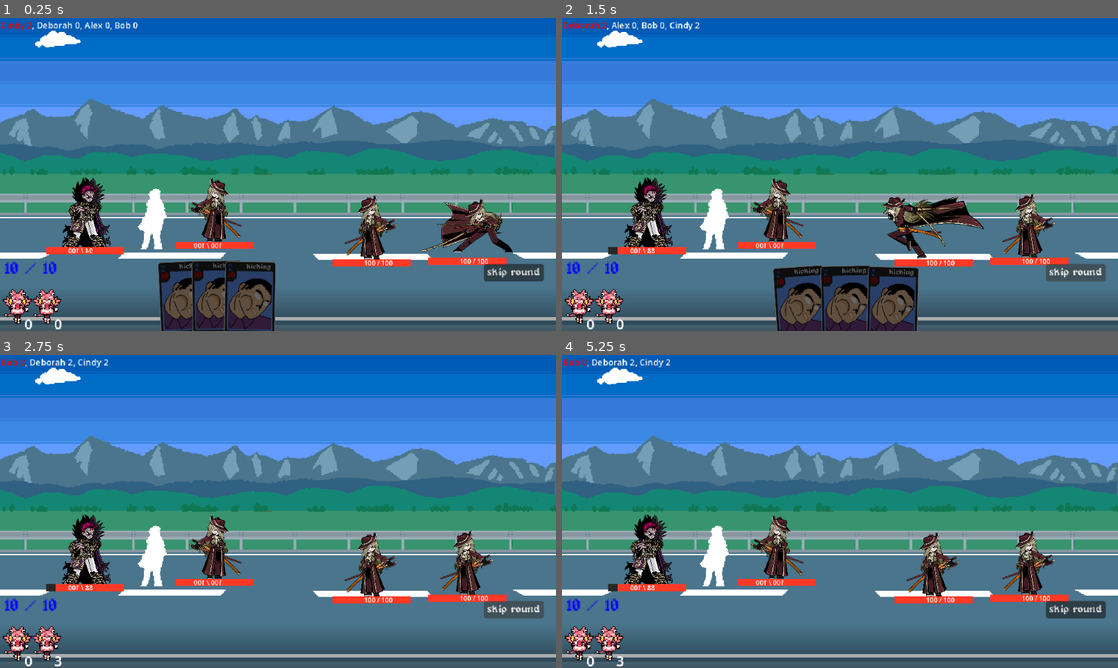
Above: before the commit, frames 1-4 (two rows, left to right).
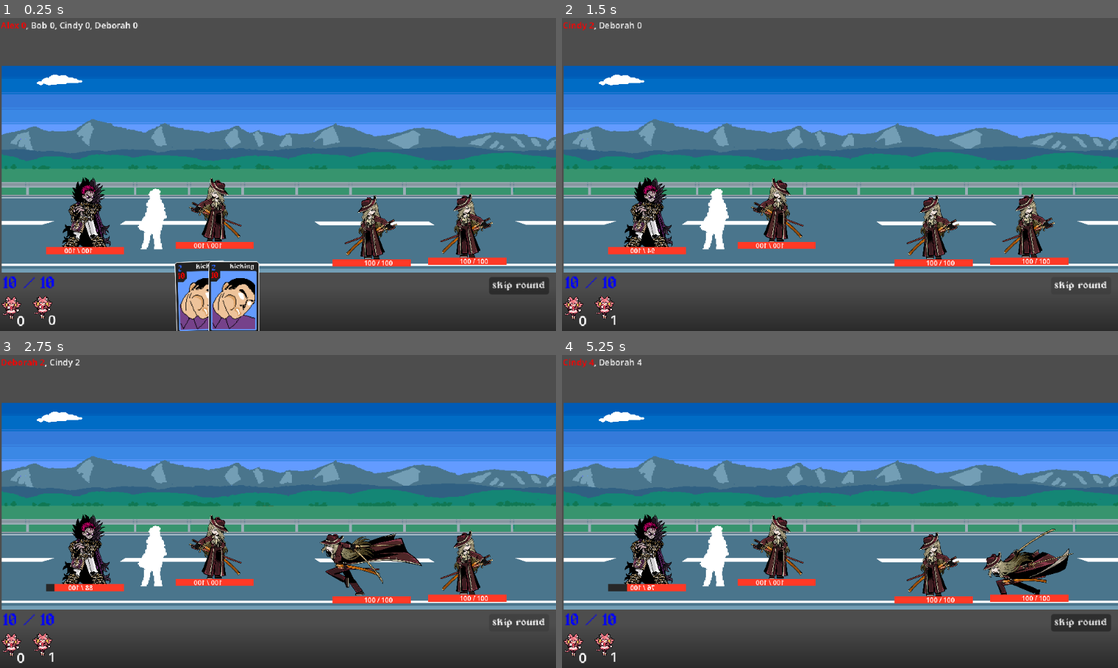
Above: after the commit, the same moments.

Repository: mewmewmyagic/card-game-main
Game: Godot game, scene res://scenes/battle/BatttleScene.tscn
The game is run twice, just before and just after one commit, with the same random seed, the same clock (stepped at 60 frames per second) and the same inputs.
Inputs (mouse positions are in pixels of both pictures, inside the frame that each line leads up to):
- Up to frame 1 (0.25 s): no input
- Up to frame 2 (1.5 s): click "skip round" at 0.5 s; click "skip round" at 1.25 s
- Up to frame 3 (2.75 s): click "skip round" at 2 s
- Up to frame 4 (5.25 s): move the mouse to (962, 495) at 2.77 s; press the mouse at (962, 495) at 2.78 s; release the mouse at (962, 495) at 3.5 s; drag from (728, 527) to (1029, 561) at 3.52 s; move the mouse to (895, 442) at 4.27 s; press the mouse at (895, 442) at 4.28 s; release the mouse at (895, 442) at 5 s; drag from (812, 574) to (1029, 561) at 5.02 s

The runs differ from the first frame. In frame 1, 68% of the frame differs, in the area x 0-100%, y 0-100%; in frame 2, 67%; in frame 3, 68%; in frame 4, 68%.

Commit message:
huhh

Diff:
--- a/Scripts/battle/battle_state.gd
+++ b/Scripts/battle/battle_state.gd
@@ -27,7 +27,7 @@
 	turn_manager.start_round(all_combatants())
 
 func all_combatants() -> Array[Combatant]:
-	return enemies + allies
+	return allies + enemies
 
 func opposing_team(c: Combatant) -> Array[Combatant]:
 	if c in allies:
--- a/Scripts/battle/battle_ui.gd
+++ b/Scripts/battle/battle_ui.gd
@@ -1,5 +1,4 @@
 extends CanvasLayer
-
 
 @export var battle_state: BattleState
 @export var the_hand_ui: TheHand
@@ -12,33 +11,25 @@
 #change this shit so when its enemies turn (actually, more like when its playing
 #an animation it doesnt show the ui, ala limbus
 func _ready() -> void:
-	# BattleState._ready() has already run by this point (it's earlier in the
-	# scene tree), which means turn_manager.start_round() already picked the
-	# real first combatant. Read it instead of guessing allies[0] — with a
-	# tied recovery_time=0 start, the sort has no reason to favor allies[0].
-	var starting_combatant := battle_state.turn_manager.current_turn
-	if starting_combatant == null or starting_combatant.ai_behavior != null:
-		# First turn belongs to an AI (or something went wrong) — nothing's
-		# playable yet either way, so any ally is a fine placeholder until
-		# _on_different_ally_turn_started rebinds to whoever's really up.
-		starting_combatant = battle_state.allies[0]
+	turn_ui.bind(battle_state.turn_manager)
 
-	the_hand_ui.bind(starting_combatant.hand_pile, battle_state.card_play_manager, starting_combatant)
-	stamina_ui.bind(starting_combatant.stats)
-	turn_ui.bind(battle_state.turn_manager)
-	draw_pile_ui.bind(starting_combatant.draw_pile)
-	discard_pile_ui.bind(starting_combatant.discard_pile)
-	skip_round_ui.bind(starting_combatant)
-
+	#signals to make hand not playable in between turns
 	battle_state.turn_manager.turn_started.connect(func(_c): the_hand_ui._update_interactability_ui())
 	battle_state.turn_manager.turn_ended.connect(func(_c): the_hand_ui._update_interactability_ui())
+
 	battle_state.turn_manager.turn_started.connect(_on_different_ally_turn_started)
 
 func _on_different_ally_turn_started(combatant: Combatant) -> void:
-	if combatant.ai_behavior != null:
+	if combatant.ai_behavior:
 		return
-	the_hand_ui.bind(combatant.hand_pile, battle_state.card_play_manager, combatant)
+	the_hand_ui.bind(battle_state.card_play_manager, combatant)
 	stamina_ui.bind(combatant.stats)
 	draw_pile_ui.bind(combatant.draw_pile)
 	discard_pile_ui.bind(combatant.discard_pile)
 	skip_round_ui.bind(combatant)
+
+func unbind_all() -> void:
+	the_hand_ui._unbind()
+	stamina_ui.unbind()
+	draw_pile_ui.unbind()
+	discard_pile_ui.unbind()
--- a/Scripts/card_ui/card_state/card_base_state.gd
+++ b/Scripts/card_ui/card_state/card_base_state.gd
@@ -11,8 +11,8 @@
 	card_ui.pivot_offset = Vector2.ZERO
 
 	var hand := card_ui.get_parent() as TheHand
-	if hand:
-		hand._update_layout()
+	#if hand:
+		#hand._update_layout()
 
 
 func on_mouse_entered() -> void:
--- a/Scripts/card_ui/the_hand_ui.gd
+++ b/Scripts/card_ui/the_hand_ui.gd
@@ -21,16 +21,18 @@
 var card_play_manager: CardPlayManager
 var source_combatant: Combatant
 
-func bind(pile: CardPile, resolver: CardPlayManager, source: Combatant) -> void:
+func bind(resolver: CardPlayManager, source: Combatant) -> void:
+	#dont bind if already binded
 	if source == source_combatant:
 		return
+
 	_unbind()
 
-	hand_pile = pile
+	hand_pile = source.hand_pile
 	card_play_manager = resolver
 	source_combatant = source
 	hand_pile.card_pile_size_changed.connect(_on_pile_changed)
-	source.stats.stamina_changed.connect(_on_stamina_changed)
+	source_combatant.stats.stamina_changed.connect(_on_stamina_changed)
 
 	_sync()
 	_update_interactability_ui()
@@ -41,6 +43,7 @@
 	if source_combatant and source_combatant.stats.stamina_changed.is_connected(_on_stamina_changed):
 		source_combatant.stats.stamina_changed.disconnect(_on_stamina_changed)
 
+	source_combatant = null
 	for card in card_to_ui.keys().duplicate():
 		_despawn_card(card)
 
@@ -49,7 +52,7 @@
 
 func _update_interactability_ui() -> void:
 	for card_ui in card_to_ui.values():
-		var playable := card_play_manager.can_play(card_ui.card, source_combatant, null)
+		var playable := card_play_manager.can_play(card_ui.card, source_combatant)
 		card_ui.set_interactable_ui(playable)
 
 func _on_pile_changed(_count: int) -> void:
--- a/Scripts/combatant/combatant.gd
+++ b/Scripts/combatant/combatant.gd
@@ -34,7 +34,7 @@
 	sprite_2d.bind(appearance)
 	build_deck()
 	stats = stats.create_instance()
-	stats.stats_changed.connect(_on_stats_changed)
+	stats.stats_changed.connect(check_if_dead)
 	_bind_stats_ui()
 
 
@@ -90,10 +90,9 @@
 
 func _bind_stats_ui() -> void:
 	stats_ui.bind(stats)
-	_on_stats_changed()
 
 #why is this here? and why is it like this? no clue
-func _on_stats_changed() -> void:
+func check_if_dead() -> void:
 	if stats.health <= 0:
 		_die()
 
@@ -122,14 +121,19 @@
 	await sprite_2d.animation_finished
 	emit_signal("anim_done")
 
+func play_other_animation() -> void:
+	if appearance == null or sprite_2d == null:
+		return
+	sprite_2d.play_animation("idle")
+	emit_signal("anim_done")
+
+
 #TODO i dont want this here bruh
 func take_ai_turn(battle: BattleState) -> void:
 	if ai_behavior == null:
 		return
 	var card := ai_behavior.choose_card(self, battle)
 	if card == null:
-		#TODO this wont work
-		#battle.turn_manager.end_turn(card.recovery_cost)
 		return
 	var target := ai_behavior.choose_target(self, battle)
 	battle.resolve_ai_card_play(self, card, target)
--- a/Scripts/combatant/stats_combatant.gd
+++ b/Scripts/combatant/stats_combatant.gd
@@ -17,7 +17,7 @@
 func set_stamina(value: int) -> void:
 	stamina = value
 	stamina_changed.emit(stamina)
-	stats_changed.emit()
+
 
 func reset_stamina() -> void:
 	self.stamina = max_stamina
@@ -25,7 +25,6 @@
 func set_recovery_time(value: int) -> void:
 	recovery_time += value
 	recov_time_changed.emit()
-	stats_changed.emit()
 
 func reset_recovery_time() -> void:
 	recovery_time = 0
--- a/Scripts/combatant_characters/cat/cat_starting_deck.tres
+++ b/Scripts/combatant_characters/cat/cat_starting_deck.tres
@@ -6,5 +6,5 @@
 
 [resource]
 script = ExtResource("2_tqhtp")
-cards = Array[ExtResource("1_osp16")]([ExtResource("2_xpepw"), ExtResource("2_xpepw"), ExtResource("2_xpepw")])
+cards = Array[ExtResource("1_osp16")]([ExtResource("2_xpepw"), ExtResource("2_xpepw")])
 metadata/_custom_type_script = "uid://b7gxswfche1cy"
--- a/Scripts/combatant_characters/thug/thug_starting_deck.tres
+++ b/Scripts/combatant_characters/thug/thug_starting_deck.tres
@@ -3,9 +3,8 @@
 [ext_resource type="Script" uid="uid://dwtw5u7l8uiv5" path="res://Scripts/card/card.gd" id="1_m6rp4"]
 [ext_resource type="Resource" uid="uid://cs1vxgii2b1ip" path="res://Scripts/combatant_characters/tourist/touristcards/tourist_cards/punching_tourist.tres" id="2_da8xi"]
 [ext_resource type="Script" uid="uid://b7gxswfche1cy" path="res://Scripts/card/card_pile/card_pile.gd" id="2_i1si3"]
-[ext_resource type="Resource" uid="uid://ce4cu64fxrraf" path="res://Scripts/combatant_characters/tourist/touristcards/tourist_cards/block_tourist.tres" id="3_da8xi"]
 
 [resource]
 script = ExtResource("2_i1si3")
-cards = Array[ExtResource("1_m6rp4")]([ExtResource("2_da8xi"), ExtResource("2_da8xi"), ExtResource("2_da8xi"), ExtResource("3_da8xi"), ExtResource("3_da8xi")])
+cards = Array[ExtResource("1_m6rp4")]([ExtResource("2_da8xi")])
 metadata/_custom_type_script = "uid://b7gxswfche1cy"
--- a/Scripts/combatant_characters/tourist/touristcards/tourist_cards/kicking_tourist.tres
+++ b/Scripts/combatant_characters/tourist/touristcards/tourist_cards/kicking_tourist.tres
@@ -6,7 +6,7 @@
 
 [sub_resource type="Resource" id="Resource_twwan"]
 script = ExtResource("2_twwan")
-amount = 30
+amount = 100
 metadata/_custom_type_script = "uid://dmpv8844g3q0f"
 
 [resource]
--- a/Scripts/combatant_enemy/first_playable_card.gd
+++ b/Scripts/combatant_enemy/first_playable_card.gd
@@ -4,7 +4,7 @@
 
 func choose_card(enemy: Combatant, battle: BattleState) -> Card:
 	for card in enemy.hand_pile.cards:
-		if battle.card_play_manager.can_play(card, enemy, null):
+		if battle.card_play_manager.can_play(card, enemy):
 			return card
 	print("cant do shit")
 	battle.turn_manager.end_turn(0)
--- a/Scripts/resolvers/card_play_resolver.gd
+++ b/Scripts/resolvers/card_play_resolver.gd
@@ -15,13 +15,16 @@
 func can_afford(card: Card, source: Combatant) -> bool:
 	return source.stats.enough_stamina(card)
 
-func can_play(card: Card, source: Combatant, target: Combatant) -> bool:
+func can_play(card: Card, source: Combatant) -> bool:
 	if not source.is_current_turn:
 		return false
 
 	return can_afford(card, source)
 
-func is_valid_target_type(context: CardEffectContext) -> bool:
+func is_valid_target(context: CardEffectContext) -> bool:
+	if context.target.is_dead:
+		return false
+
 	match context.card.target_type:
 		Card.TargetType.ENEMY:
 			return context.target in battle.opposing_team(context.source)
@@ -33,10 +36,10 @@
 			return true
 
 func resolve(context: CardEffectContext) -> bool:
-	if not can_play(context.card, context.source, context.target):
+	if not can_play(context.card, context.source):
 		return false
 
-	if not is_valid_target_type(context):
+	if not is_valid_target(context):
 		return false
 
 	context.source.stats.stamina -= context.card.stamina_cost
@@ -49,7 +52,6 @@
 	context.source.hand_pile.card_pile_size_changed.emit(context.source.hand_pile.cards.size())
 	context.source.discard_pile.add_card(context.card)
 
-
 	battle.turn_manager.end_turn(context.card.recovery_cost)
 
 	return true
--- a/Scripts/turnrelated/turn_manager.gd
+++ b/Scripts/turnrelated/turn_manager.gd
@@ -5,6 +5,7 @@
 signal round_ended
 
 signal turn_started(combatant: Combatant)
+signal ally_turn_started(combatant: Combatant)
 signal turn_ended(combatant: Combatant)
 
 var battle: BattleState
@@ -25,7 +26,7 @@
 	start_turn()
 
 func end_round() -> void:
-	print("DONE")
+	#battle.battle_ui.unbind_all() #TODO
 	start_round(combatants)
 
 func start_turn() -> void:
@@ -43,6 +44,8 @@
 
 	if current_turn.ai_behavior:
 		current_turn.take_ai_turn(battle)
+	else:
+		ally_turn_started.emit(current_turn)
 
 func end_turn(recovery_cost: int) -> void:
 	_sort_combatant()
--- a/bird_sprite_frames.tres
+++ b/bird_sprite_frames.tres
@@ -12,7 +12,7 @@
 "duration": 1.0,
 "texture": ExtResource("2_lqe6o")
 }],
-"loop": 0,
+"loop": 1,
 "name": &"idle",
 "speed": 5.0
 }, {
--- a/scenes/battle/BatttleScene.tscn
+++ b/scenes/battle/BatttleScene.tscn
@@ -69,6 +69,8 @@
 [node name="Battle" type="Node2D" unique_id=17023024]
 
 [node name="Sprite2D" type="Sprite2D" parent="." unique_id=848171344]
+position = Vector2(2, 55)
+scale = Vector2(1, 0.6611111)
 texture = ExtResource("1_k6rj7")
 centered = false
 
@@ -154,11 +156,10 @@
 
 [node name="StaminaUI" parent="BattleUI" unique_id=1157727669 instance=ExtResource("11_emfdx")]
 anchors_preset = -1
-offset_left = 6.0
-offset_top = 278.0
-offset_right = -634.0
-offset_bottom = -82.0
-scale = Vector2(2, 2)
+offset_left = 4.0
+offset_top = 296.0
+offset_right = -636.0
+offset_bottom = -64.0
 
 [node name="TurnUI" parent="BattleUI" unique_id=1005858877 instance=ExtResource("14_th5m4")]
 offset_left = 1.0
@@ -167,16 +168,16 @@
 offset_bottom = -336.0
 
 [node name="DrawPileUI" parent="BattleUI" unique_id=188438490 instance=ExtResource("15_4q0u5")]
-offset_left = 28.0
-offset_top = 340.0
-offset_right = -612.0
-offset_bottom = -20.0
+offset_left = 19.0
+offset_top = 336.0
+offset_right = -621.0
+offset_bottom = -24.0
 
 [node name="DiscardPileUI" parent="BattleUI" unique_id=91462868 instance=ExtResource("15_4q0u5")]
-offset_left = 62.0
-offset_top = 340.0
-offset_right = -578.0
-offset_bottom = -20.0
+offset_left = 55.0
+offset_top = 335.0
+offset_right = -585.0
+offset_bottom = -25.0
 
 [node name="Hand" type="Control" parent="BattleUI" unique_id=1430552393]
 layout_mode = 3
@@ -191,7 +192,7 @@
 card_ui_scene = ExtResource("1_ukcc5")
 
 [node name="skip_round_button" parent="BattleUI" unique_id=2049350227 instance=ExtResource("21_2wrqn")]
-offset_left = 557.0
-offset_top = 283.0
-offset_right = -14.0
-offset_bottom = -57.0
+offset_left = 563.0
+offset_top = 298.0
+offset_right = -8.0
+offset_bottom = -42.0
--- a/scenes/ui/card_piles_ui.tscn
+++ b/scenes/ui/card_piles_ui.tscn
@@ -20,5 +20,6 @@
 "
 
 [node name="CardPile" type="Sprite2D" parent="." unique_id=1475599605]
-position = Vector2(-8, -8)
+position = Vector2(-6.0000005, -2)
+scale = Vector2(0.6818182, 0.675)
 texture = ExtResource("1_mgkhi")
--- a/scenes/ui/stamina_ui.tscn
+++ b/scenes/ui/stamina_ui.tscn
@@ -16,10 +16,11 @@
 metadata/_edit_use_anchors_ = true
 
 [node name="Label" type="Label" parent="." unique_id=1012315241]
+texture_filter = 1
 layout_mode = 0
 offset_right = 40.0
 offset_bottom = 23.0
 theme_override_colors/font_color = Color(0, 0, 1, 1)
 theme_override_fonts/font = ExtResource("2_po0wo")
-theme_override_font_sizes/font_size = 10
+theme_override_font_sizes/font_size = 20
 text = "0"
--- a/skip_round.gd
+++ b/skip_round.gd
@@ -9,4 +9,7 @@
 func _on_button_pressed() -> void:
 	if parent.is_current_turn:
 		parent.discard_hand()
+
+		#make the parent play a non looping animation when skipping a turn
 		parent.battle_state.turn_manager.end_turn(0)
+		parent.play_other_animation()
--- a/tourist_sprite_frames.tres
+++ b/tourist_sprite_frames.tres
@@ -16,7 +16,7 @@
 "duration": 1.0,
 "texture": ExtResource("1_fv35m")
 }],
-"loop": 0,
+"loop": 1,
 "name": &"idle",
 "speed": 5.0
 }, {
